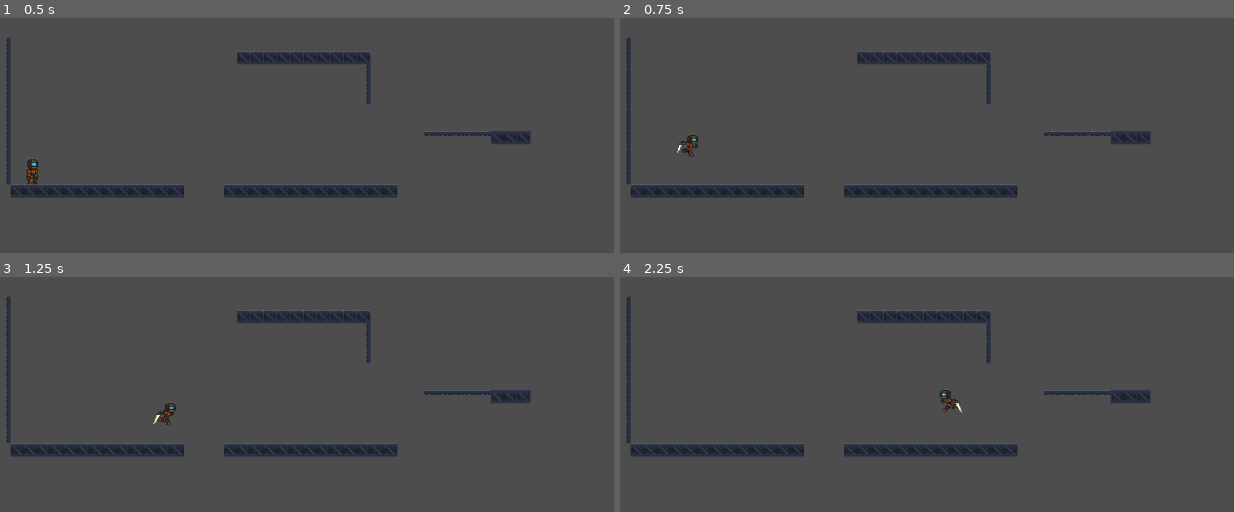
Above: before the commit, frames 1-4 (two rows, left to right).
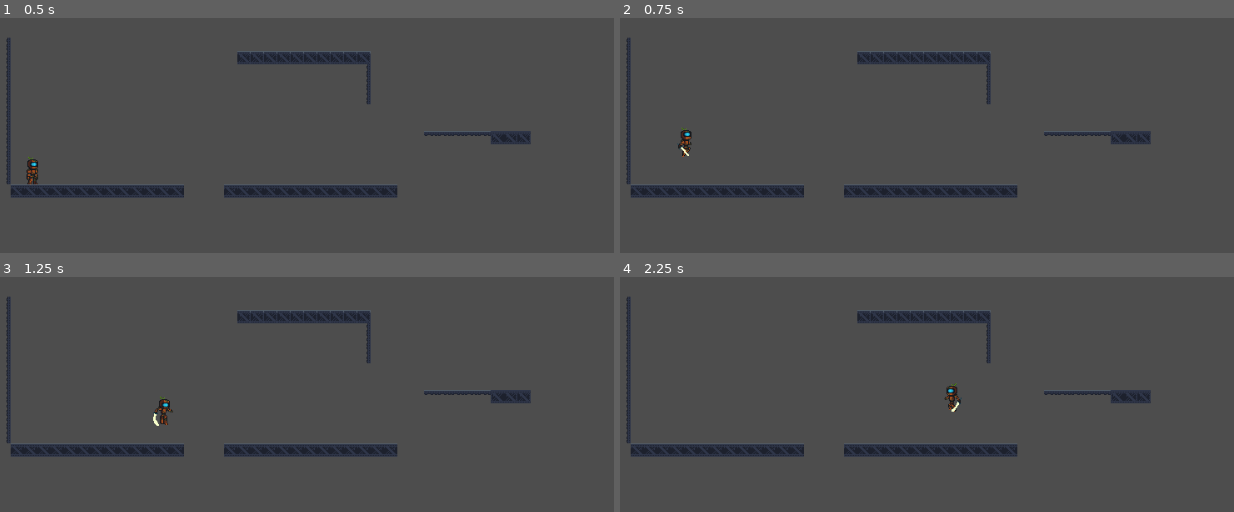
Above: after the commit, the same moments.

Repository: Foxz-Games/GameJam2025Wave
Game: Godot game, scene res://scenes/level_1.tscn
The game is run twice, just before and just after one commit, with the same random seed, the same clock (stepped at 60 frames per second) and the same inputs.
Inputs:
- Up to frame 1 (0.5 s): no input
- Up to frame 2 (0.75 s): tap Enter at 0.5 s; hold D (right) from 0.53 s (still down); tap Space (jump) at 0.6 s
- Up to frame 3 (1.25 s): keep holding D (right); tap Space (jump) at 0.77, 1.07 s
- Up to frame 4 (2.25 s): tap Shift (dash) at 1.35 s; tap Space (jump) at 1.52, 1.55, 1.82, 2.1 s; release D (right) at 2.03 s; hold A (left) from 2.03 s (still down)

Frame 1 is identical in both runs. In frame 2, 0.2% of the frame differs, in the area x 9-13%, y 46-60%; in frame 3, 0.3%, in the area x 24-29%, y 51-64%; in frame 4, 0.3%.

Commit message:
adds jump and falling animations

Diff:
--- a/scenes/Entities/player.tscn
+++ b/scenes/Entities/player.tscn
@@ -1,7 +1,8 @@
-[gd_scene load_steps=37 format=3 uid="uid://bnnk4hyf8t4o2"]
+[gd_scene load_steps=44 format=3 uid="uid://bnnk4hyf8t4o2"]
 
 [ext_resource type="Script" uid="uid://37lqcsqgixhs" path="res://scripts/player/UltimatePlatformerController.gd" id="1_xdo53"]
 [ext_resource type="Texture2D" uid="uid://ctofyek8da85s" path="res://assets/entities/player/player-idle.png" id="2_jqi8p"]
+[ext_resource type="Texture2D" uid="uid://w3v6jue83rfs" path="res://assets/entities/player/player-jump-Sheet.png" id="2_vpmba"]
 [ext_resource type="Texture2D" uid="uid://dj6bnni4demeg" path="res://assets/entities/player/player-run-Sheet.png" id="3_jqi8p"]
 [ext_resource type="Texture2D" uid="uid://ckue7adh8wc1y" path="res://assets/entities/player/idle000.png" id="4_kk10u"]
 [ext_resource type="Texture2D" uid="uid://be730n7l377mq" path="res://assets/entities/player/idle001.png" id="5_ltljm"]
@@ -17,6 +18,22 @@
 [sub_resource type="CapsuleShape2D" id="CapsuleShape2D_5xbjy"]
 radius = 7.0
 
+[sub_resource type="AtlasTexture" id="AtlasTexture_aolts"]
+atlas = ExtResource("2_vpmba")
+region = Rect2(64, 0, 32, 36)
+
+[sub_resource type="AtlasTexture" id="AtlasTexture_m5dj7"]
+atlas = ExtResource("2_vpmba")
+region = Rect2(96, 0, 32, 36)
+
+[sub_resource type="AtlasTexture" id="AtlasTexture_rvc5h"]
+atlas = ExtResource("2_vpmba")
+region = Rect2(128, 0, 32, 36)
+
+[sub_resource type="AtlasTexture" id="AtlasTexture_6k6pq"]
+atlas = ExtResource("2_vpmba")
+region = Rect2(160, 0, 32, 36)
+
 [sub_resource type="AtlasTexture" id="AtlasTexture_rus8k"]
 atlas = ExtResource("2_jqi8p")
 region = Rect2(0, 0, 16, 34)
@@ -56,6 +73,14 @@
 [sub_resource type="AtlasTexture" id="AtlasTexture_go7sj"]
 atlas = ExtResource("2_jqi8p")
 region = Rect2(144, 0, 16, 34)
+
+[sub_resource type="AtlasTexture" id="AtlasTexture_jip4m"]
+atlas = ExtResource("2_vpmba")
+region = Rect2(0, 0, 32, 36)
+
+[sub_resource type="AtlasTexture" id="AtlasTexture_lhje8"]
+atlas = ExtResource("2_vpmba")
+region = Rect2(32, 0, 32, 36)
 
 [sub_resource type="AtlasTexture" id="AtlasTexture_chgf7"]
 atlas = ExtResource("3_jqi8p")
@@ -93,6 +118,23 @@
 animations = [{
 "frames": [{
 "duration": 1.0,
+"texture": SubResource("AtlasTexture_aolts")
+}, {
+"duration": 1.0,
+"texture": SubResource("AtlasTexture_m5dj7")
+}, {
+"duration": 1.0,
+"texture": SubResource("AtlasTexture_rvc5h")
+}, {
+"duration": 1.0,
+"texture": SubResource("AtlasTexture_6k6pq")
+}],
+"loop": false,
+"name": &"falling",
+"speed": 5.0
+}, {
+"frames": [{
+"duration": 1.0,
 "texture": SubResource("AtlasTexture_rus8k")
 }, {
 "duration": 1.0,
@@ -128,6 +170,17 @@
 }, {
 "frames": [{
 "duration": 1.0,
+"texture": SubResource("AtlasTexture_jip4m")
+}, {
+"duration": 1.0,
+"texture": SubResource("AtlasTexture_lhje8")
+}],
+"loop": false,
+"name": &"jump",
+"speed": 5.0
+}, {
+"frames": [{
+"duration": 1.0,
 "texture": SubResource("AtlasTexture_chgf7")
 }, {
 "duration": 1.0,
@@ -155,6 +208,21 @@
 "name": &"run",
 "speed": 5.0
 }]
+
+[sub_resource type="Animation" id="Animation_5t7vh"]
+length = 0.001
+tracks/0/type = "value"
+tracks/0/imported = false
+tracks/0/enabled = true
+tracks/0/path = NodePath("Sprite2D:texture")
+tracks/0/interp = 1
+tracks/0/loop_wrap = true
+tracks/0/keys = {
+"times": PackedFloat32Array(0),
+"transitions": PackedFloat32Array(1),
+"update": 1,
+"values": [null]
+}
 
 [sub_resource type="Animation" id="Animation_4yslr"]
 resource_name = "idle"
@@ -172,21 +240,6 @@
 "values": [ExtResource("4_kk10u"), ExtResource("5_ltljm"), ExtResource("6_vpmba"), ExtResource("7_aolts"), ExtResource("8_m5dj7"), ExtResource("9_rvc5h"), ExtResource("10_6k6pq"), ExtResource("11_jip4m"), ExtResource("12_lhje8"), ExtResource("13_uygjg")]
 }
 
-[sub_resource type="Animation" id="Animation_5t7vh"]
-length = 0.001
-tracks/0/type = "value"
-tracks/0/imported = false
-tracks/0/enabled = true
-tracks/0/path = NodePath("Sprite2D:texture")
-tracks/0/interp = 1
-tracks/0/loop_wrap = true
-tracks/0/keys = {
-"times": PackedFloat32Array(0),
-"transitions": PackedFloat32Array(1),
-"update": 1,
-"values": [null]
-}
-
 [sub_resource type="AnimationLibrary" id="AnimationLibrary_3wtrq"]
 _data = {
 &"RESET": SubResource("Animation_5t7vh"),
@@ -197,6 +250,10 @@
 script = ExtResource("1_xdo53")
 PlayerSprite = NodePath("AnimatedSprite2D")
 PlayerCollider = NodePath("CollisionShape2D")
+run = true
+jump = true
+idle = true
+falling = true
 
 [node name="CollisionShape2D" type="CollisionShape2D" parent="."]
 position = Vector2(0, 2)
@@ -204,7 +261,7 @@
 
 [node name="AnimatedSprite2D" type="AnimatedSprite2D" parent="."]
 sprite_frames = SubResource("SpriteFrames_7gny6")
-animation = &"idle"
+animation = &"jump"
 speed_scale = 1.5
 
 [node name="AnimationPlayer" type="AnimationPlayer" parent="."]
Not shown, added: assets/entities/player/player-jump-Sheet.png.import
